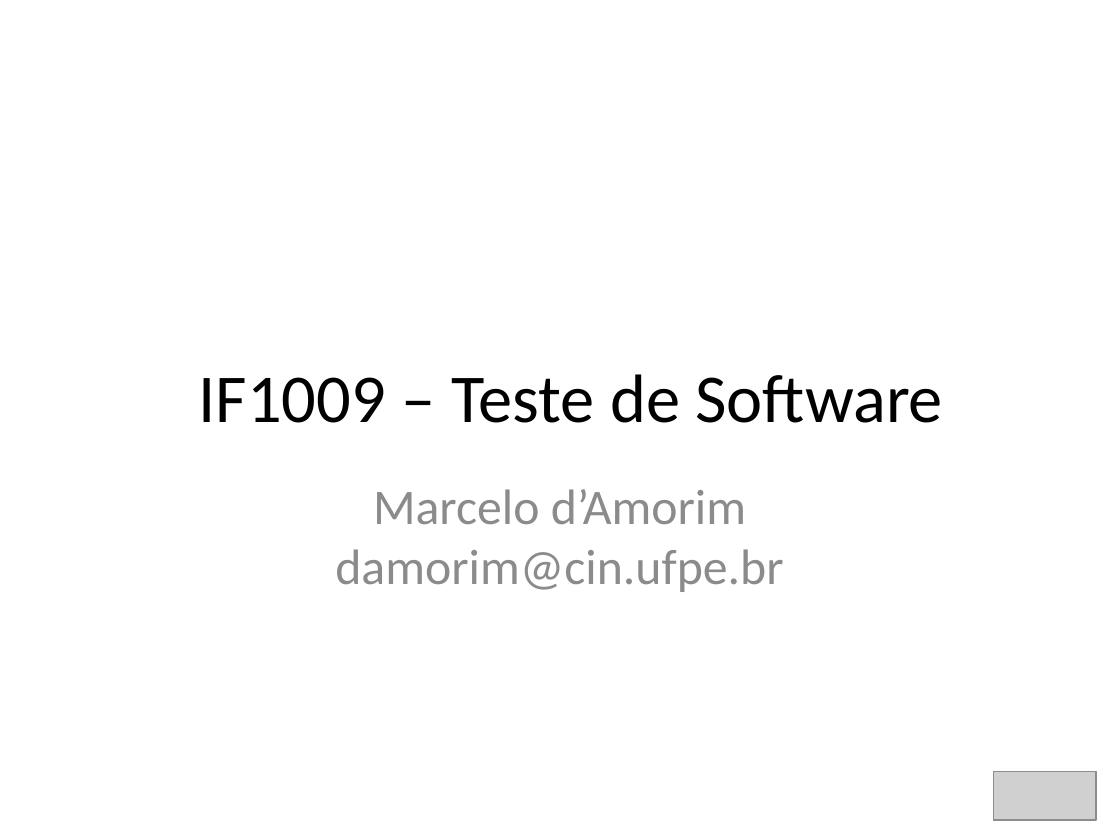
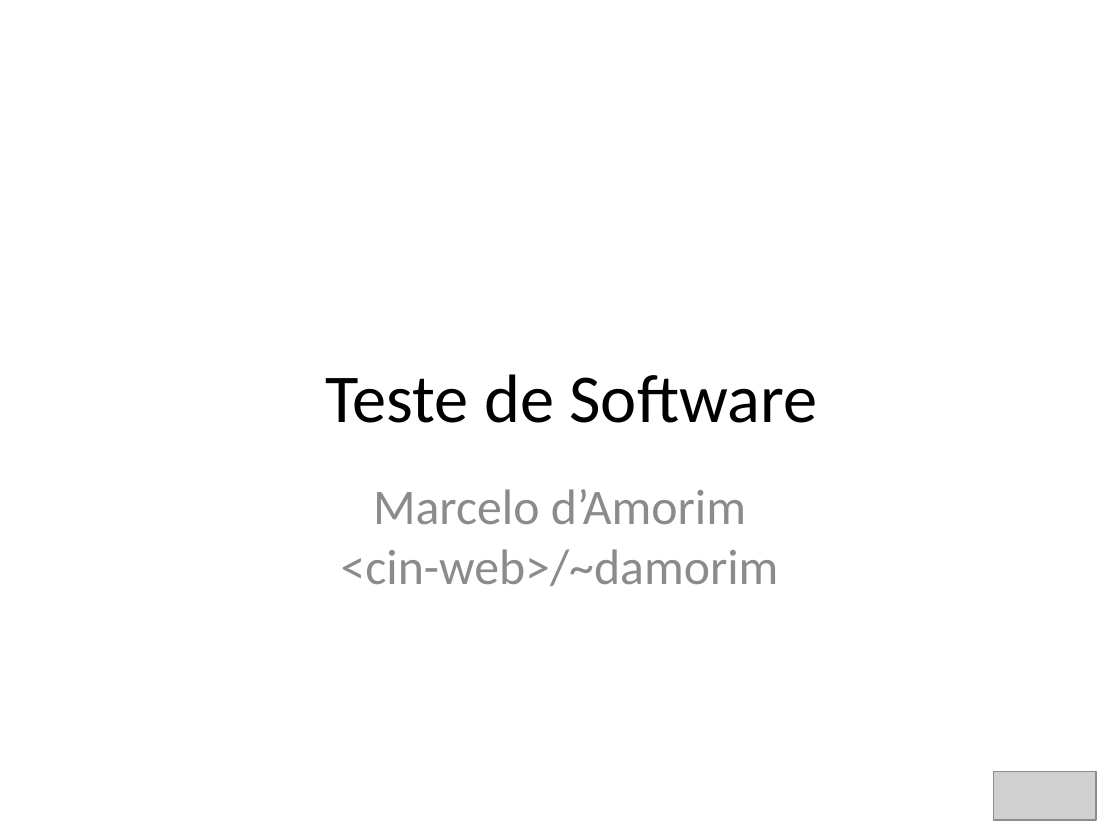
Before and after one commit to STAR-RG/testing-cin, a slide deck: slide 1 of slides.pptx. Drawn at 1120x840 pixels with LibreOffice and Linux fonts; fonts in the diff are those of the drawing; grey boxes stand for pictures. Boxes give left, top, right and bottom in pixels: in the first picture for what was removed or moved away, otherwise in the second. Text is boxed around its words. In the diff, an @@ line names an element or a change of style, - is before the commit and + after.

```diff
--- a/slides.pptx
+++ b/slides.pptx
@@ text at (325,374,818,423): text changed @@
-IF1009 – Teste de Software
+Teste de Software
@@ text at (341,549,779,586): text changed @@
-damorim@cin.ufpe.br
+<cin-web>/~damorim
```
Also in this commit, not shown: 8 other slides changed, 2 slides removed.
